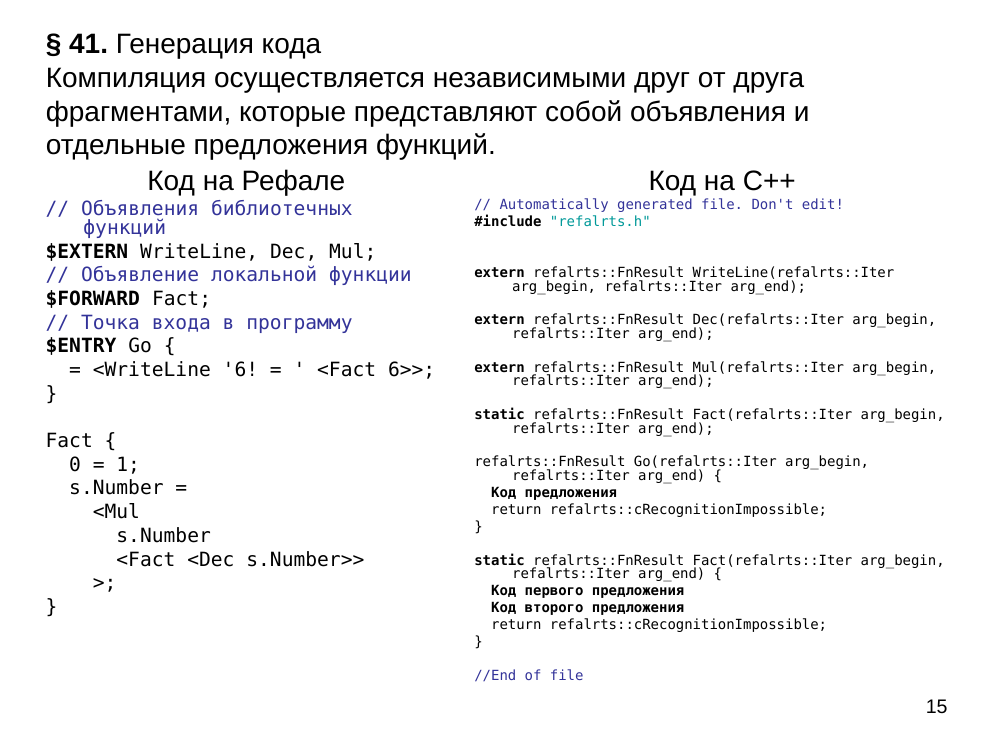
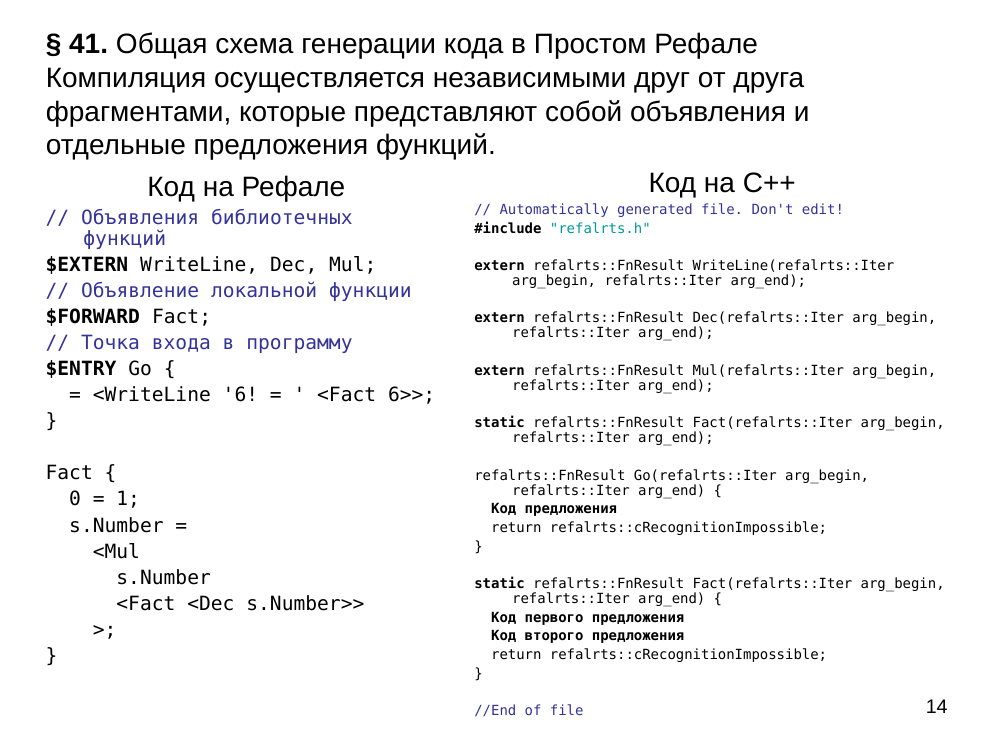
Before and after one commit to bmstu-iu9/refal-5-lambda, a slide deck: slide 14 of doc/Компилятор Простого Рефала.ppt (slide 15 before the commit). Drawn at 1008x756 pixels with LibreOffice and Linux fonts; fonts in the diff are those of the drawing. Boxes give left, top, right and bottom in pixels: in the first picture for what was removed or moved away, otherwise in the second. Text is boxed around its words. In the diff, an @@ line names an element or a change of style, - is before the commit and + after.

```diff
--- a/doc/Компилятор Простого Рефала.ppt
+++ b/doc/Компилятор Простого Рефала.ppt
@@ title at (46, 32, 810, 159): text changed @@
-§ 41. Генерация кода
-Компиляция осуществляется независимыми друг от друга фрагментами, которые представляют собой объявления и отдельные предложения функций.
+§ 41. Общая схема генерации кода в Простом Рефале
+Компиляция осуществляется независимыми друг от друга фрагментами, которые представляют собой объявления и отдельные предложения функций.
@@ text "Код на Рефале" at (46, 175, 435, 611): line spacing 0.8 to 1; line spacing 0.8 to 0.9 @@
@@ text "Код на C++" at (474, 172, 945, 717): line spacing 0.8 to 0.9 @@
@@ page number at (926, 699, 948, 713): text changed @@
-15
+14
```
Also in this commit, not shown: 9 other slides changed, 3 slides added, 5 slides removed, 4 other files.
